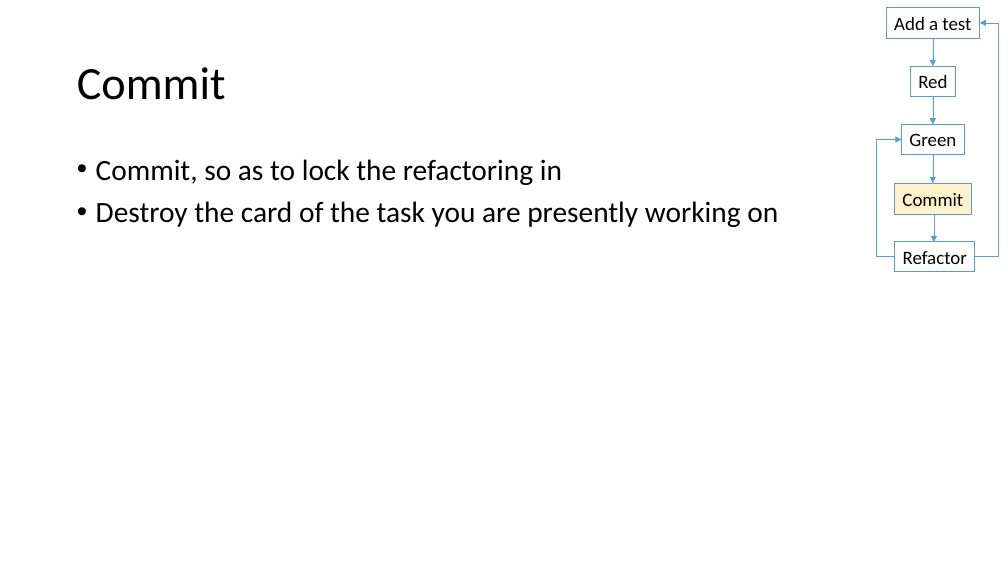
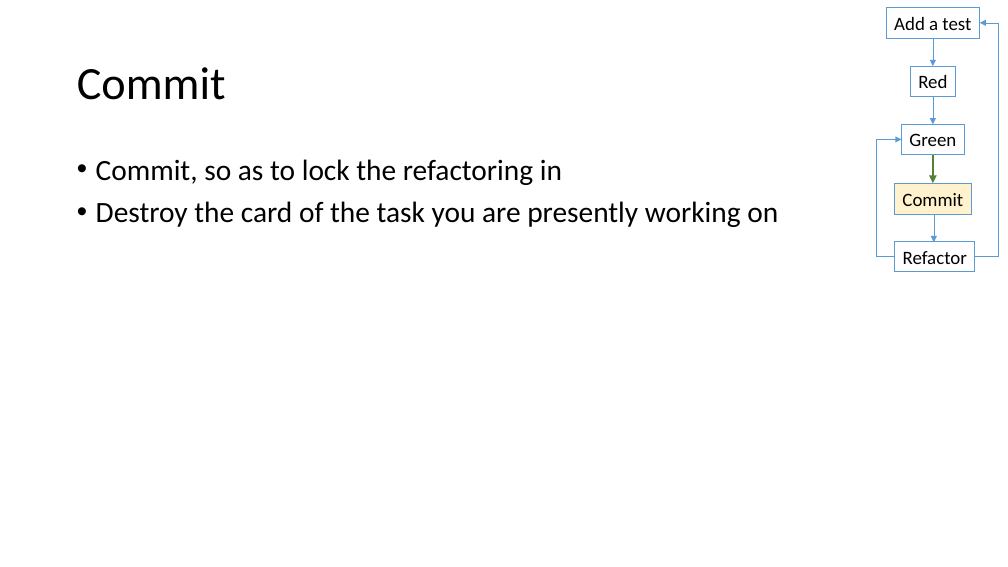
Before and after one commit to LlanddewiLovesYou/TDD_Darts, a slide deck: slide 30 of curriculum.pptx. Drawn at 1008x567 pixels with LibreOffice and Linux fonts; fonts in the diff are those of the drawing. Boxes give left, top, right and bottom in pixels: in the first picture for what was removed or moved away, otherwise in the second. Text is boxed around its words. In the diff, an @@ line names an element or a change of style, - is before the commit and + after.

```diff
--- a/curriculum.pptx
+++ b/curriculum.pptx
@@ arrow (933, 155) - (933, 183): stroke #5B9BD5 0.5 pt to #548235 2.5 pt @@
```
Also in this commit, not shown: 21 other slides changed.
